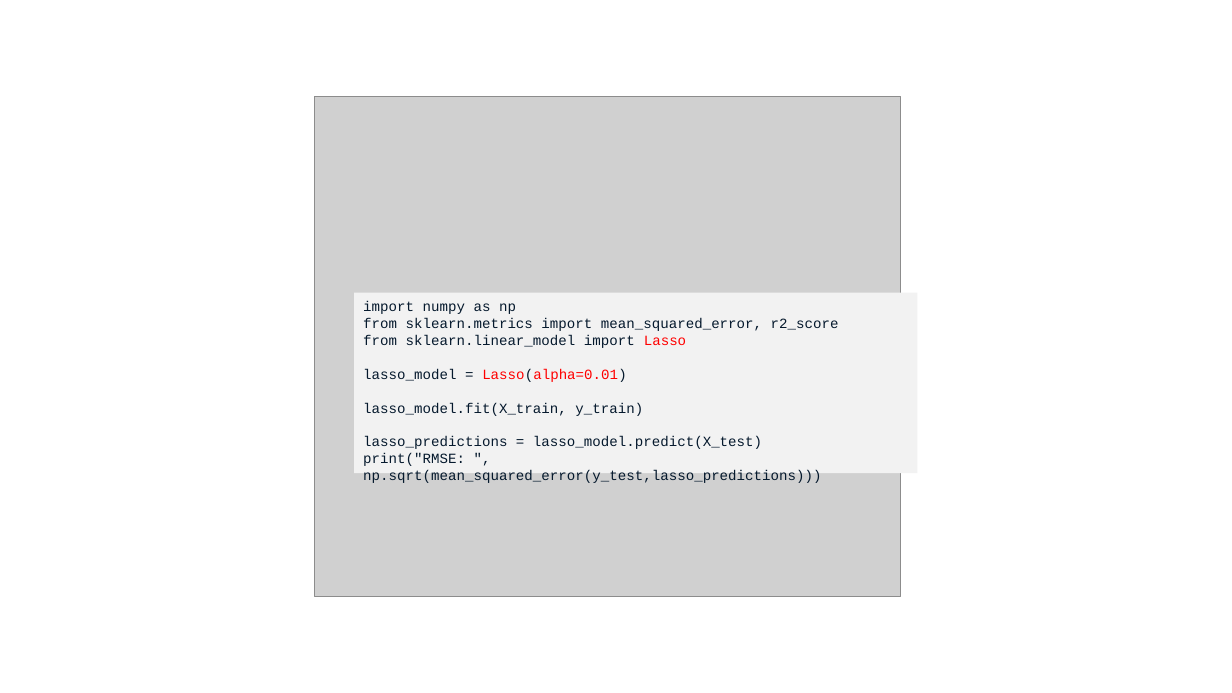
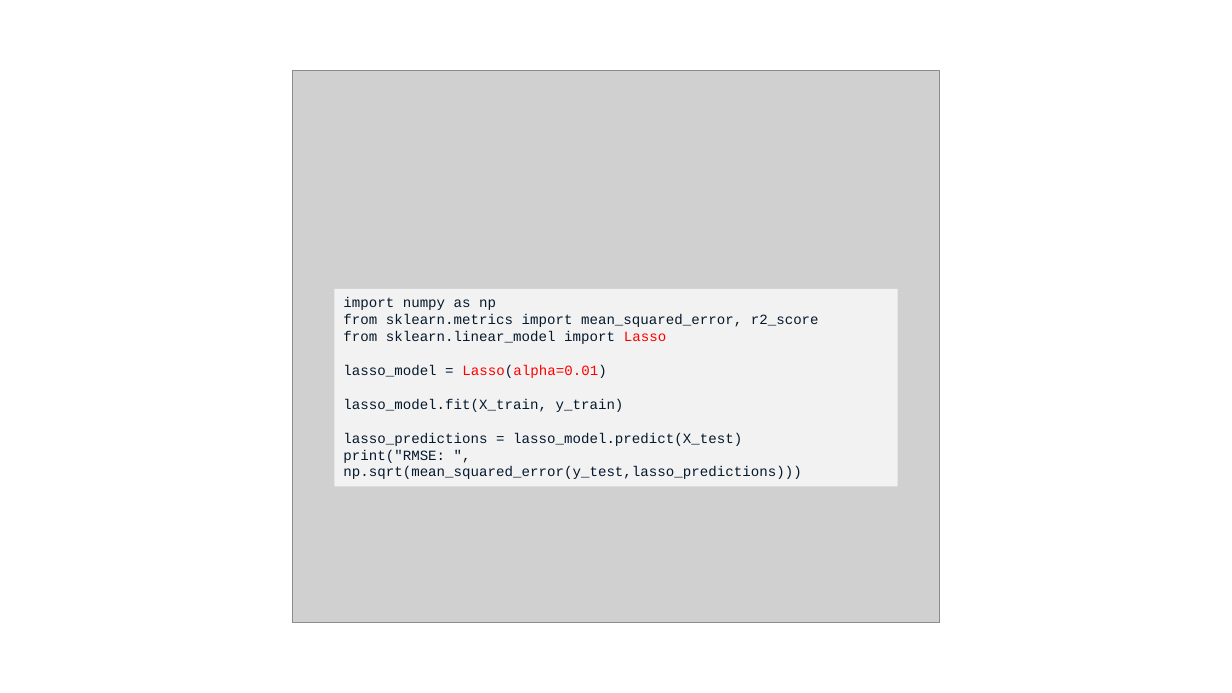
Before and after one commit to JNYH/DataCamp_Assessment, a slide deck: slide 24 of Model_Development.pptx (slide 22 before the commit). Drawn at 1232x693 pixels with LibreOffice and Linux fonts; fonts in the diff are those of the drawing; grey boxes stand for pictures. Boxes give left, top, right and bottom in pixels: in the first picture for what was removed or moved away, otherwise in the second. Text is boxed around its words. In the diff, an @@ line names an element or a change of style, - is before the commit and + after.

```diff
--- a/Model_Development.pptx
+++ b/Model_Development.pptx
@@ picture: place and size @@
-picture at box(314, 96, 901, 596)
+picture at box(293, 71, 940, 623)
@@ rectangle "import numpy as np": place and size @@
-rectangle "import numpy as np" at box(354, 293, 918, 473)
+rectangle "import numpy as np" at box(335, 289, 898, 487)
```
Also in this commit, not shown: 8 other slides changed, 5 slides added, 1 slide removed.
